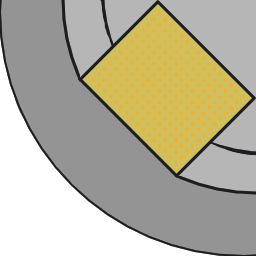
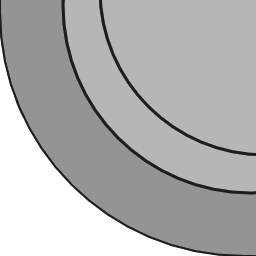
The second w=256, h=256 image is a revision of the first. Changes to its layers:
added group "Group 6" with 8 layers above "BlankAsphault.kra" over [1, 0, 256, 256]
hid "Paint Layer 4", moved it into group "Group 6", painted on it over [1, 0, 256, 256]
added layer "Paint Layer 7" in group "Group 6" over [1, 0, 256, 256]
moved "Paint Layer 2" into group "Group 6", painted on it over [1, 0, 256, 256]
added layer "Paint Layer 8" in group "Group 6" over [1, 0, 256, 256]
hid "Paint Layer 1" (1st of 2, in "Group 6"), moved it into group "Group 6", painted on it over [1, 0, 256, 256]
moved "Paint Layer 3" into group "Group 6", painted on it over [1, 0, 256, 256]
